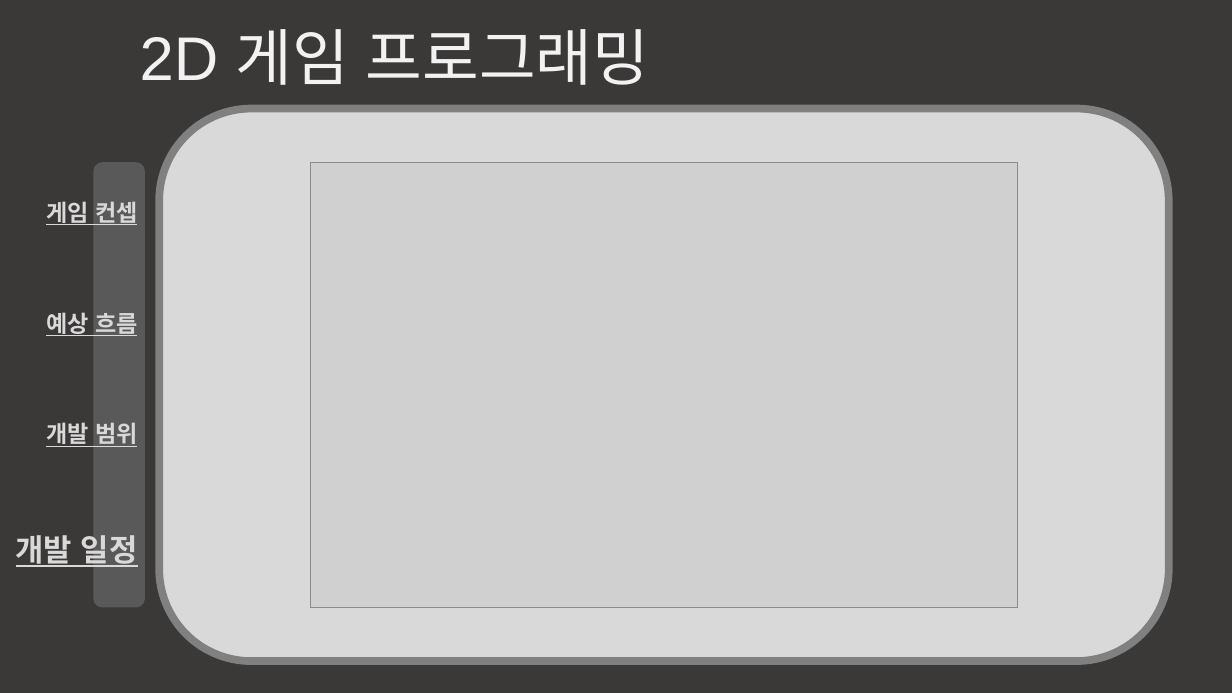
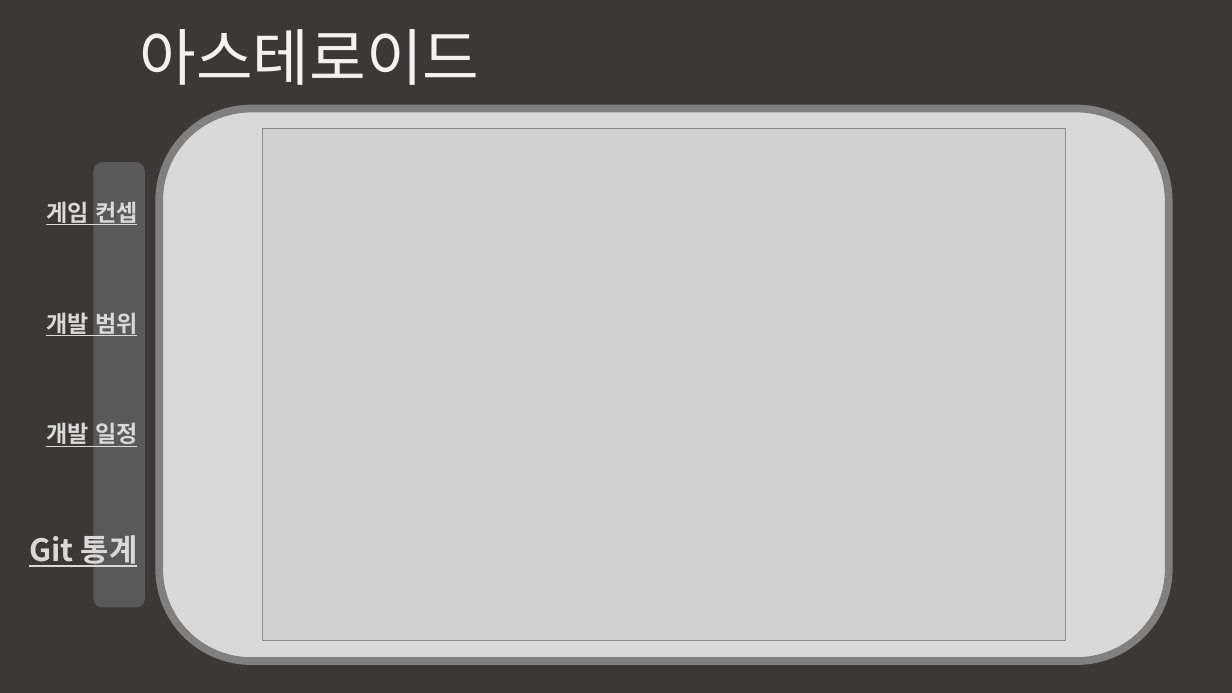
Before and after one commit to mado0421/2DGameProgrammingProject, a slide deck: slide 4 of 2DGP_2차발표.pptx. Drawn at 1232x693 pixels with LibreOffice and Linux fonts; fonts in the diff are those of the drawing; grey boxes stand for pictures. Boxes give left, top, right and bottom in pixels: in the first picture for what was removed or moved away, otherwise in the second. Text is boxed around its words. In the diff, an @@ line names an element or a change of style, - is before the commit and + after.

```diff
--- a/2DGP_2차발표.pptx
+++ b/2DGP_2차발표.pptx
@@ text at box(140, 29, 480, 85): text changed @@
-2D 게임 프로그래밍
+아스테로이드
@@ picture: place and size @@
-picture at box(311, 163, 1019, 608)
+picture at box(262, 128, 1066, 640)
@@ text "게임 컨셉": place and size @@
-text "게임 컨셉" at box(16, 201, 138, 567)
+text "게임 컨셉" at box(29, 201, 138, 567)
@@ text at box(46, 312, 138, 336): paragraph removed @@
-예상 흐름
@@ text at box(46, 422, 138, 447): size 24 to 18 pt in "개발 일정" @@
@@ text at box(29, 535, 138, 567): paragraph added @@
+Git 통계
```
Also in this commit, not shown: 3 other slides changed, 1 slide added, 1 other file.
